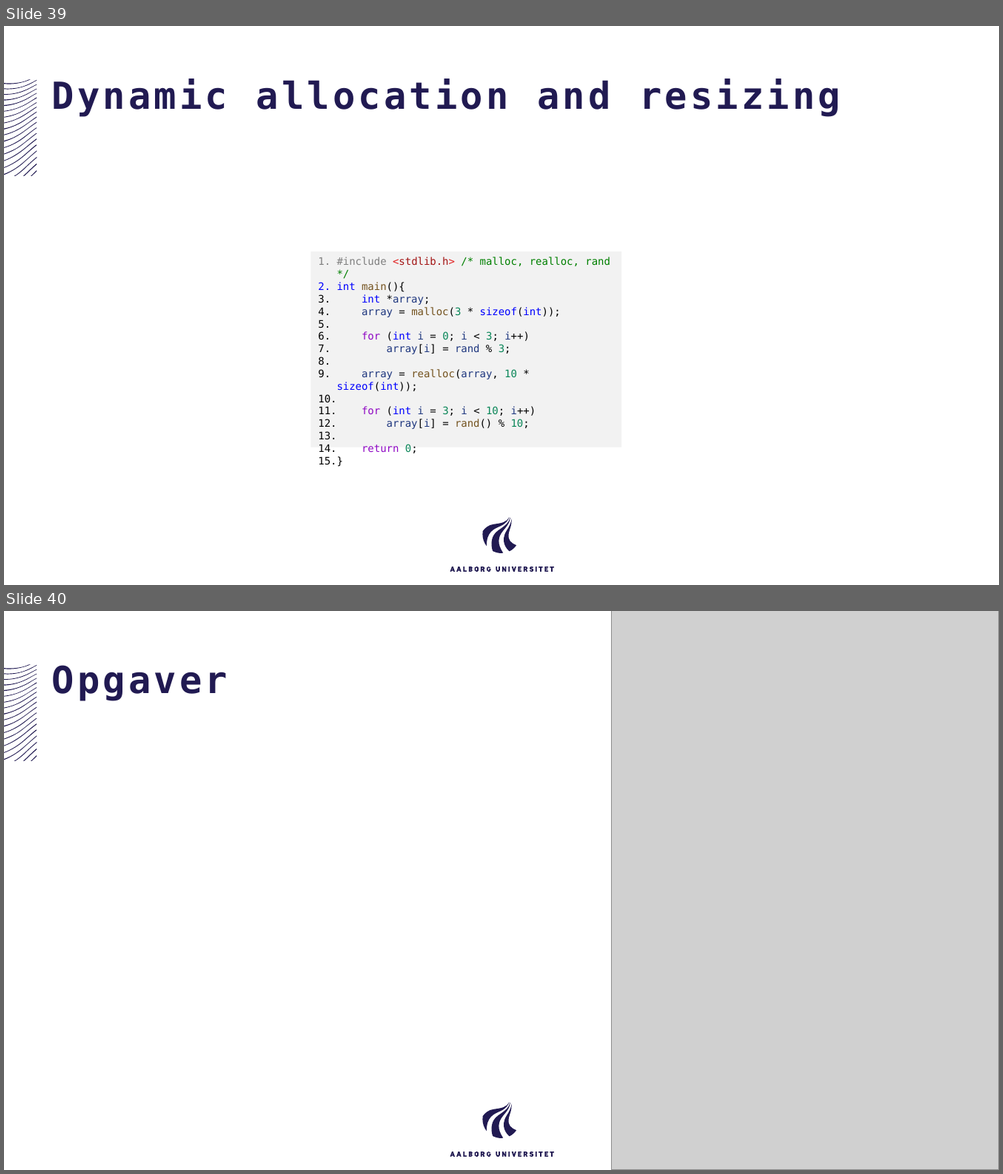
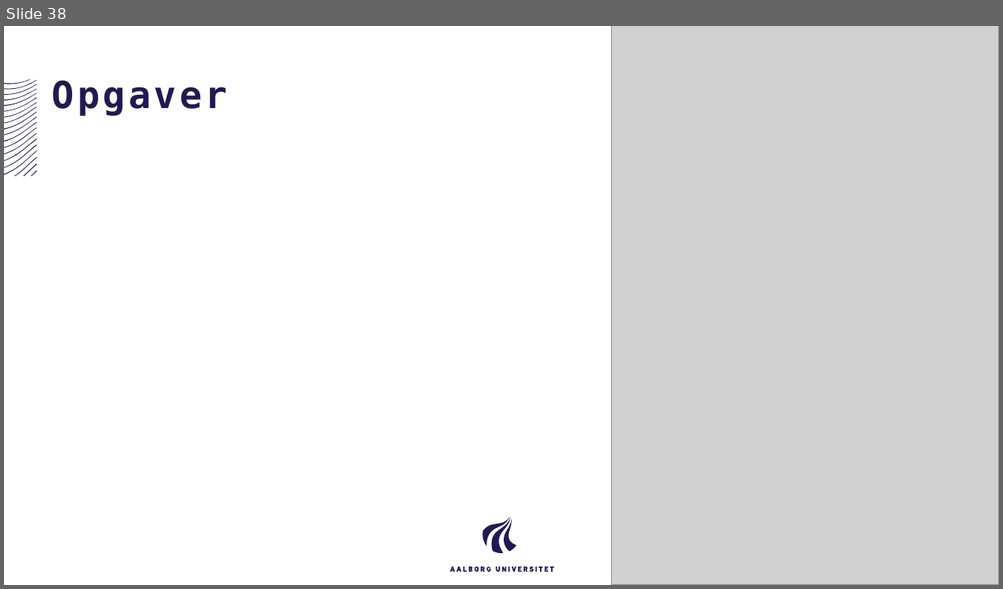
Before and after one commit to AAU-ST1-Programming/arrays_and_pointers, a slide deck: arrays_and_pointers.pptx. Shown one above the other, each under a label of ours: slides 39 and 40 before the commit, slide 38 after it. The pictures are 1003x1174 and 1003x589 pixels, drawn with LibreOffice and Linux fonts; fonts in the diff are those of the drawing; grey boxes stand for pictures. Boxes give left, top, right and bottom in pixels: in the first picture for what was removed or moved away, otherwise in the second. Text is boxed around its words. In the diff, an @@ line names an element or a change of style, - is before the commit and + after.

```diff
--- a/arrays_and_pointers.pptx
+++ b/arrays_and_pointers.pptx
@@ slide 39 removed at (x1=4, y1=26, x2=999, y2=585), background #FFFFFF; not listed: 40 template elements that a slide beside it also shows @@
@@ title removed at (x1=52, y1=79, x2=840, y2=117) @@
-Dynamic allocation and resizing
@@ rectangle removed at (x1=310, y1=252, x2=621, y2=449) @@
-1. #include <stdlib.h> /* malloc, realloc, rand */
-2. int main(){
-3. int *array;
-4. array = malloc(3 * sizeof(int));
-5. for (int i = 0; i < 3; i++)
-6. array[i] = rand % 3;
-7. array = realloc(array, 10 * sizeof(int));
-8. for (int i = 3; i < 10; i++)
-9. array[i] = rand() % 10;
-10. return 0;
-11. }
@@ what was slide 40 is now slide 38 @@
```
Also in this commit, not shown: 4 slides changed, 1 other slide removed, 4 other files.
